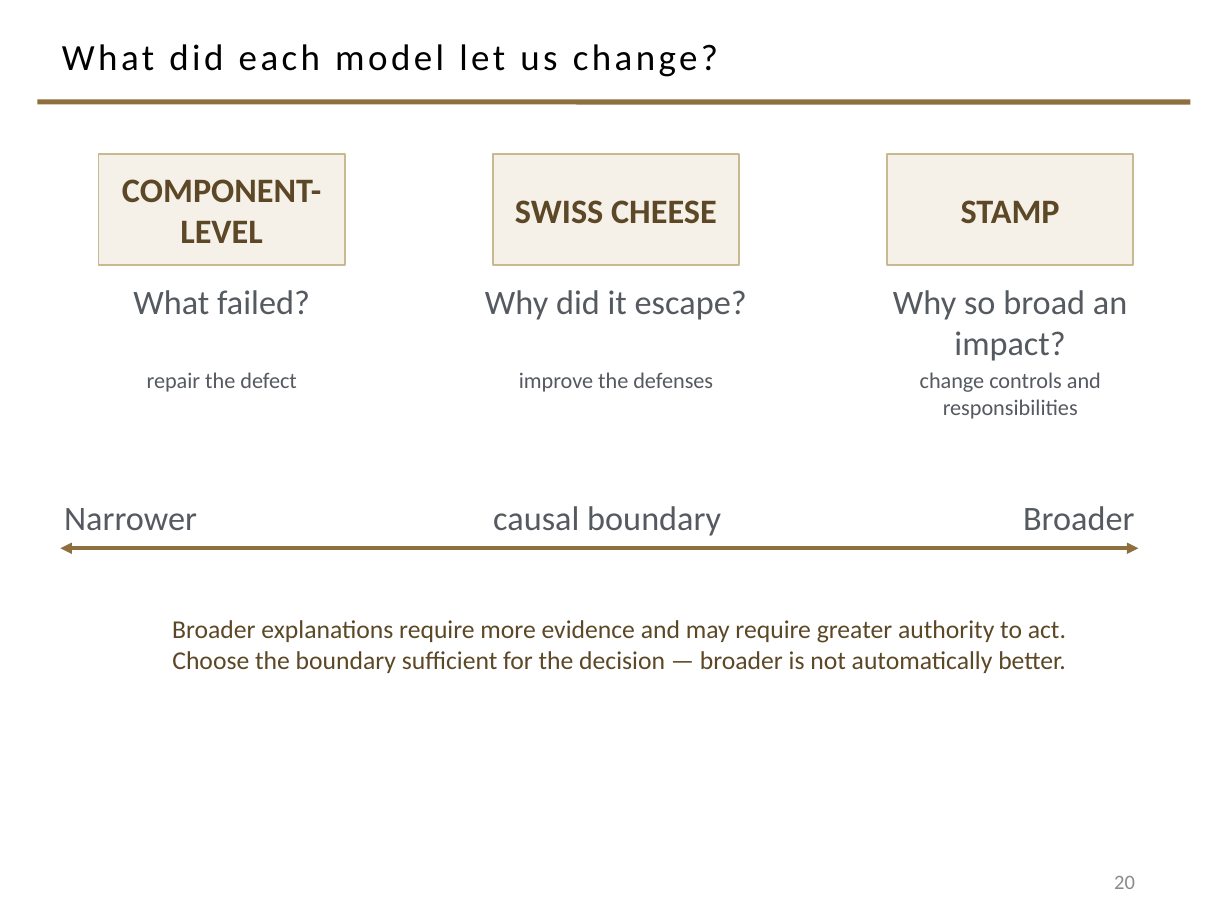
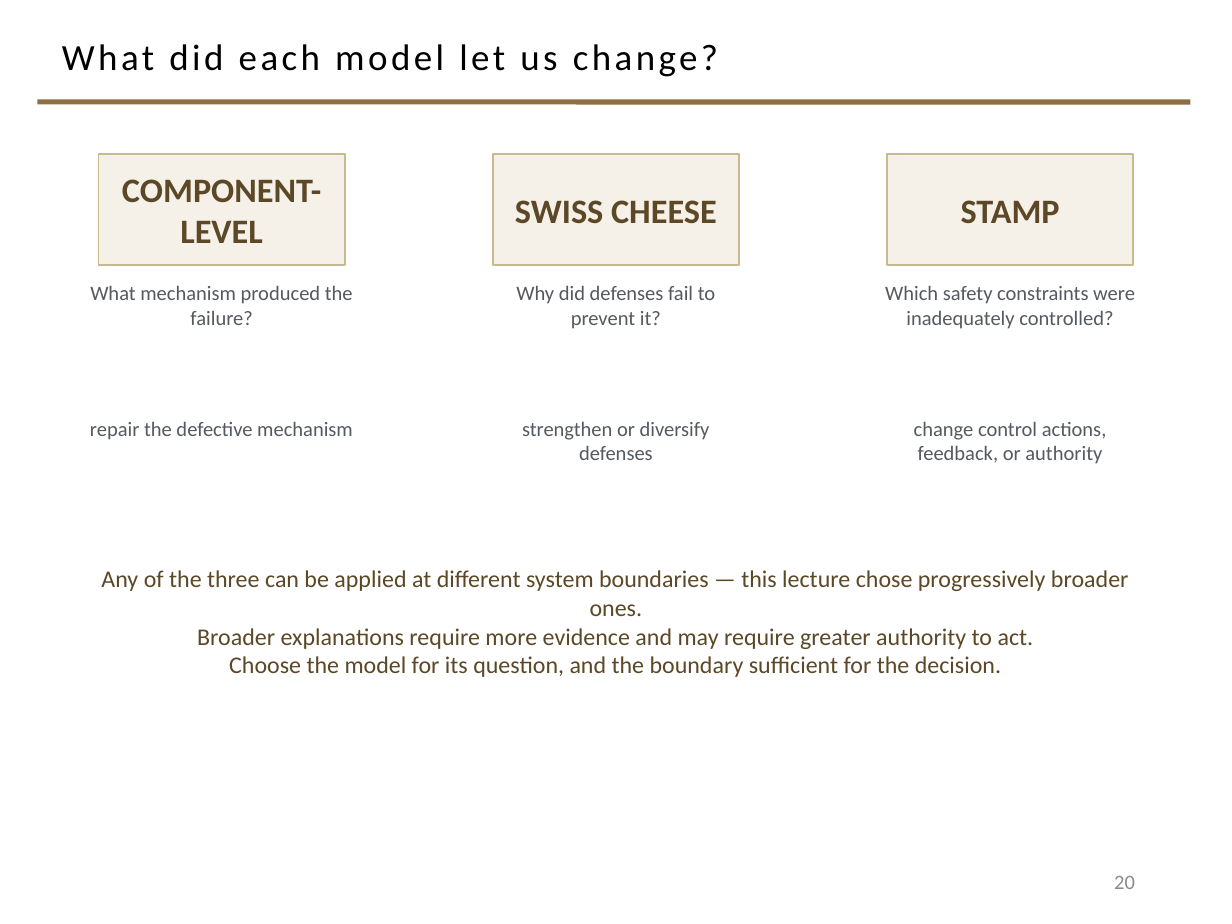
Before and after one commit to davisjam/model-based-agentic-software-engineering, a slide deck: slide 20 of book/_design/2-4-redux-build/2-4-redux-WIP.pptx. Drawn at 1232x924 pixels with LibreOffice and Linux fonts; fonts in the diff are those of the drawing; background and template pictures are left out. Boxes give left, top, right and bottom in pixels: in the first picture for what was removed or moved away, otherwise in the second. Text is boxed around its words. In the diff, an @@ line names an element or a change of style, - is before the commit and + after.

```diff
--- a/book/_design/2-4-redux-build/2-4-redux-WIP.pptx
+++ b/book/_design/2-4-redux-build/2-4-redux-WIP.pptx
@@ text at box(90, 285, 353, 325): text changed; size 20 to 12 pt @@
-What failed?
+What mechanism produced the failure?
@@ text at box(516, 285, 716, 329): text changed; size 20 to 12 pt @@
-Why did it escape?
+Why did defenses fail to prevent it?
@@ text at box(885, 285, 1135, 329): text changed; size 20 to 12 pt @@
-Why so broad an impact?
+Which safety constraints were inadequately controlled?
@@ text at box(90, 421, 353, 440): text changed; size 13 to 12 pt @@
-repair the defect
+repair the defective mechanism
@@ text at box(522, 421, 710, 460): text changed; size 13 to 12 pt @@
-improve the defenses
+strengthen or diversify defenses
@@ text at box(914, 421, 1107, 464): text changed; size 13 to 12 pt @@
-change controls and responsibilities
+change control actions, feedback, or authority
@@ text removed at box(64, 508, 197, 530) @@
-Narrower
@@ text removed at box(493, 506, 721, 536) @@
-causal boundary
@@ text removed at box(1023, 506, 1134, 530) @@
-Broader
@@ double arrow removed from (60, 548) to (1138, 548) @@
@@ text "Any of the three can ...": place and size @@
-text "Any of the three can ..." at box(172, 620, 1066, 673)
+text "Any of the three can ..." at box(101, 570, 1129, 677)
@@ text at box(101, 570, 1129, 616): paragraph added @@
+Any of the three can be applied at different system boundaries — this lecture chose progressively broader ones.
@@ text at box(197, 628, 1034, 649): size 15 to 14 pt in "Broader explanations require more evidence and may ..." @@
@@ text at box(229, 656, 1001, 677): text changed; size 15 to 14 pt @@
-Choose the boundary sufficient for the decision — broader is not automatically better.
+Choose the model for its question, and the boundary sufficient for the decision.
```
Also in this commit, not shown: 11 other slides changed, 2 other files.
